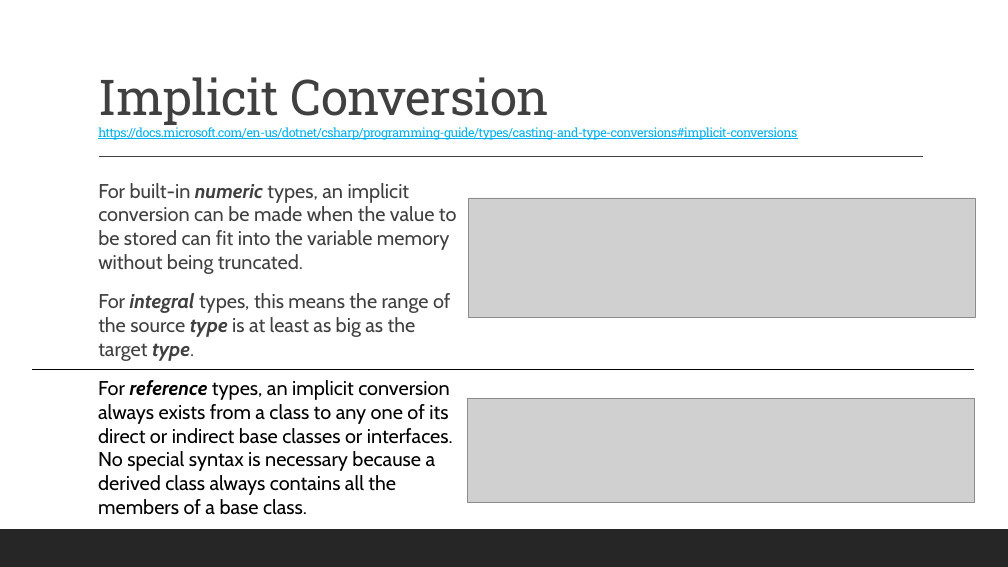
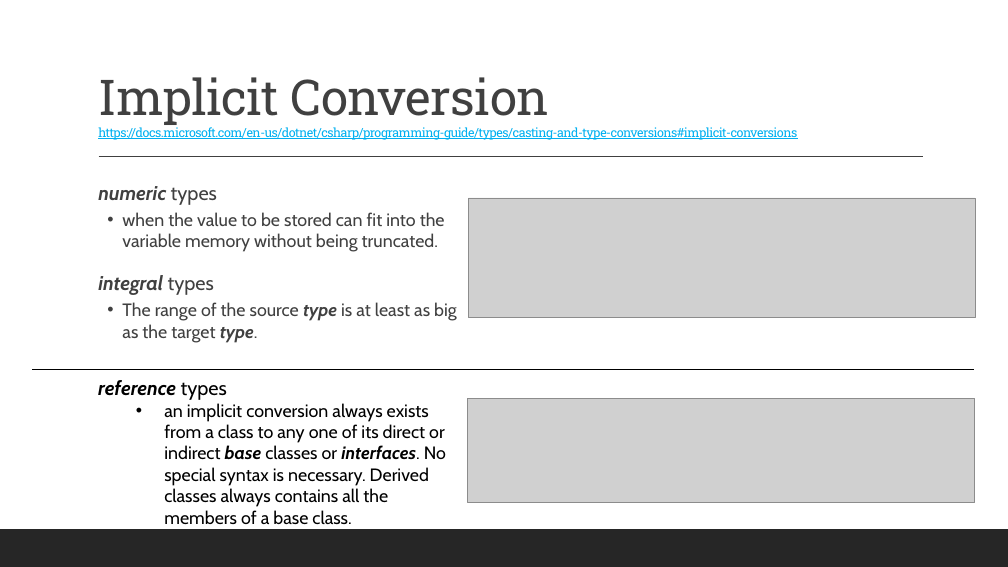
Before and after one commit to 2002-feb24-net/trainer-code, a slide deck: slide 4 of 1-csharp/MarksCodeAndPPTs/DotNetPPTs/D3_.NET_CastingAndTypeConversion.pptx. Drawn at 1008x567 pixels with LibreOffice and Linux fonts; fonts in the diff are those of the drawing; grey boxes stand for pictures. Boxes give left, top, right and bottom in pixels: in the first picture for what was removed or moved away, otherwise in the second. Text is boxed around its words. In the diff, an @@ line names an element or a change of style, - is before the commit and + after.

```diff
--- a/1-csharp/MarksCodeAndPPTs/DotNetPPTs/D3_.NET_CastingAndTypeConversion.pptx
+++ b/1-csharp/MarksCodeAndPPTs/DotNetPPTs/D3_.NET_CastingAndTypeConversion.pptx
@@ text at <box>98,186,457,343</box>: text changed; size 19 to 17 pt @@
-  For built-in numeric types, an implicit conversion can be made when the value to be stored can fit into the variable memory without being truncated.
-  For integral types, this means the range of the source type is at least as big as the target type.
+  numeric types
+  • when the value to be stored can fit into the variable memory without being truncated.
+  integral types
+  • The range of the source type is at least as big as the target type.
@@ text at <box>98,380,446,524</box>: text changed; size 19 to 17 pt @@
-For reference types, an implicit conversion always exists from a class to any one of its direct or indirect base classes or interfaces. No special syntax is necessary because a derived class always contains all the members of a base class.
+reference types
+  • an implicit conversion always exists from a class to any one of its direct or indirect base classes or interfaces. No special syntax is necessary. Derived classes always contains all the members of a base class.
```
Also in this commit, not shown: 7 other slides changed, 1 other file.
